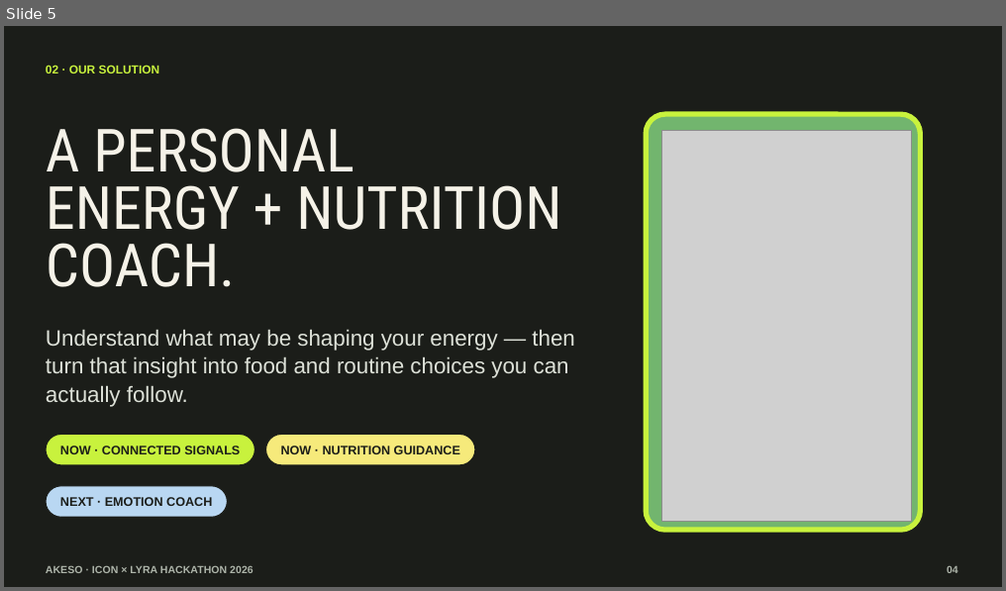
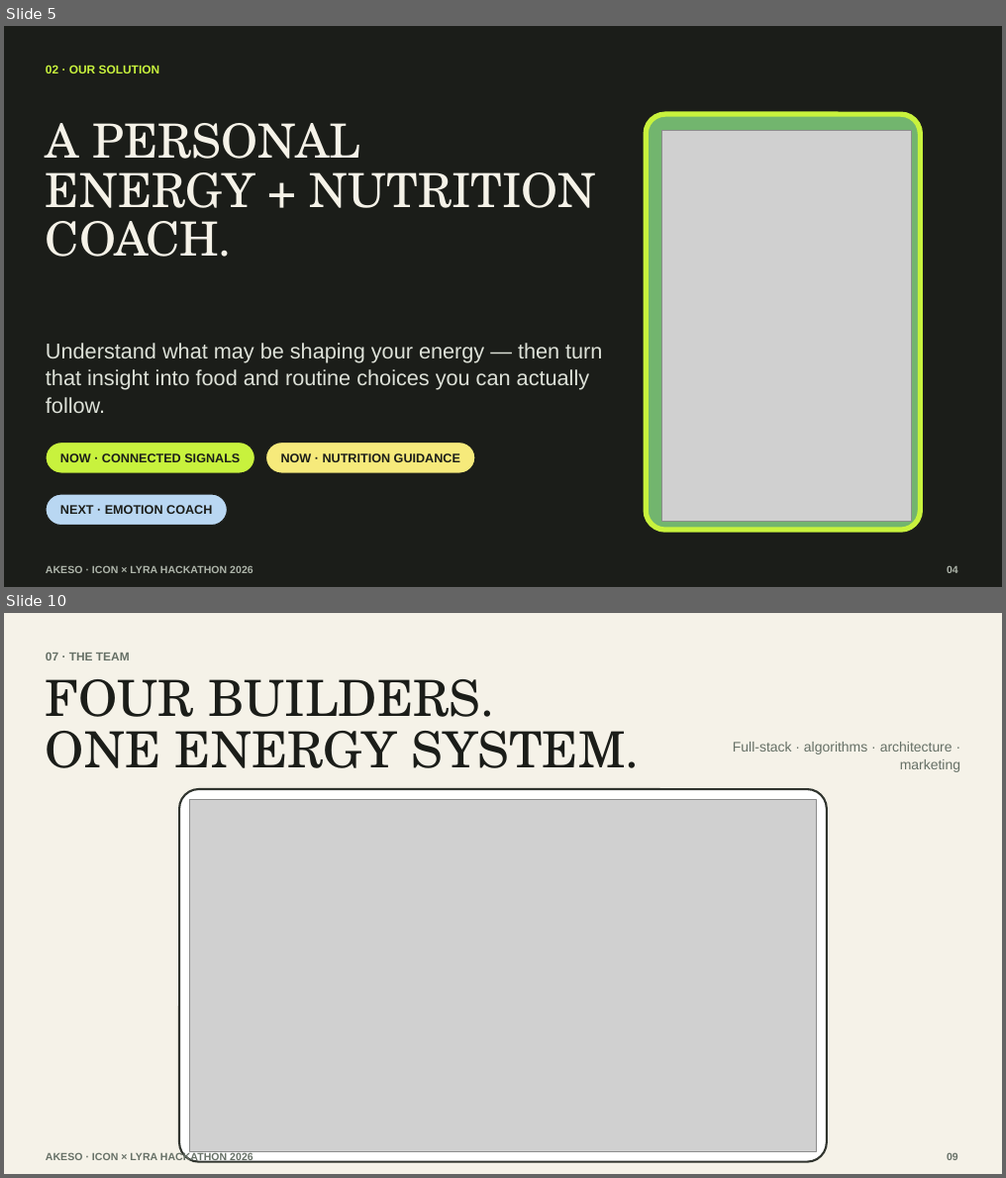
Before and after one commit to EdwinjJ1/akeso, a slide deck: pitch/Akeso-ICON-Lyra-Pitch-Revised.pptx. Shown one above the other, each under a label of ours: slide 5 before the commit, slides 5 and 10 after it; the slides between them are not shown. The pictures are 1006x591 and 1006x1178 pixels, drawn with LibreOffice and Linux fonts; fonts in the diff are those of the drawing; grey boxes stand for pictures. Boxes give left, top, right and bottom in pixels: in the first picture for what was removed or moved away, otherwise in the second. Text is boxed around its words. In the diff, an @@ line names an element or a change of style, - is before the commit and + after.

```diff
--- a/pitch/Akeso-ICON-Lyra-Pitch-Revised.pptx
+++ b/pitch/Akeso-ICON-Lyra-Pitch-Revised.pptx
@@ slide 10 added at (4,613,1002,1174), background #F5F2E8 @@
@@ text added at (46,653,130,661), 8.5 pt, text #667066, bold @@
+07 · THE TEAM
@@ text added at (46,679,640,768), 36 pt, text #1B1D19 @@
+FOUR BUILDERS.
+ONE ENERGY SYSTEM.
@@ text added at (733,742,960,772), 10 pt, text #667066 @@
+Full-stack · algorithms · architecture · marketing
@@ rounded rectangle added at (179,789,828,1162), fill #FFFFFF, outline #30342E 1.5 pt @@
@@ picture added at (189,799,817,1152) @@
@@ text added at (46,1153,252,1163), 7.5 pt, text #667066, bold @@
+AKESO · ICON × LYRA HACKATHON 2026
@@ text added at (946,1154,958,1160), 7.5 pt, text #667066, bold @@
+09
@@ slide 5 changed as well @@
@@ text "A PERSONAL" at (46,123,597,257): size 43 to 34 pt, font Roboto Condensed to TeX Gyre Schola; line spacing 41.3pt to 35.4pt @@
@@ text "Understand what may be shaping ...": place and size @@
-text "Understand what may be shaping ..." at (46,329,574,407)
+text "Understand what may be shaping ..." at (46,343,602,413)
@@ text "Understand what may be shaping ..." at (46,343,602,413): size 16 to 15.5 pt; line spacing 20pt to 19.4pt; less space between paragraphs @@
@@ 3 texts, 3 rounded rectangles: place and size @@
-3 texts, 3 rounded rectangles at (46,434,475,517)
+3 texts, 3 rounded rectangles at (46,442,475,525)
```
Also in this commit, not shown: 9 other slides changed, 2 other files.
